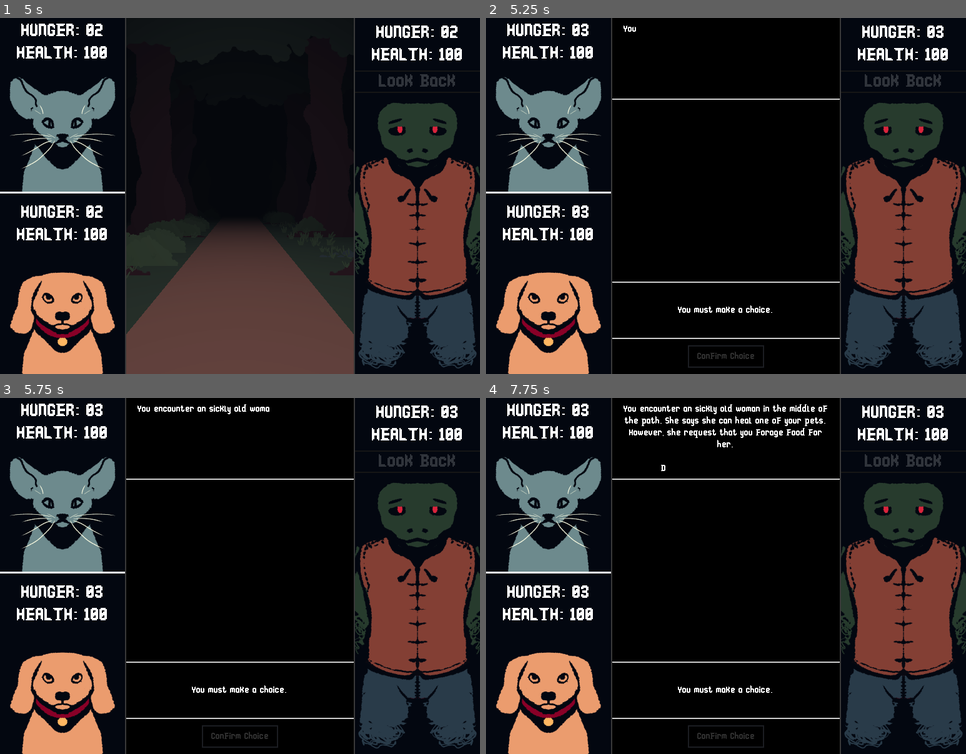
Above: before the commit, frames 1-4 (two rows, left to right).
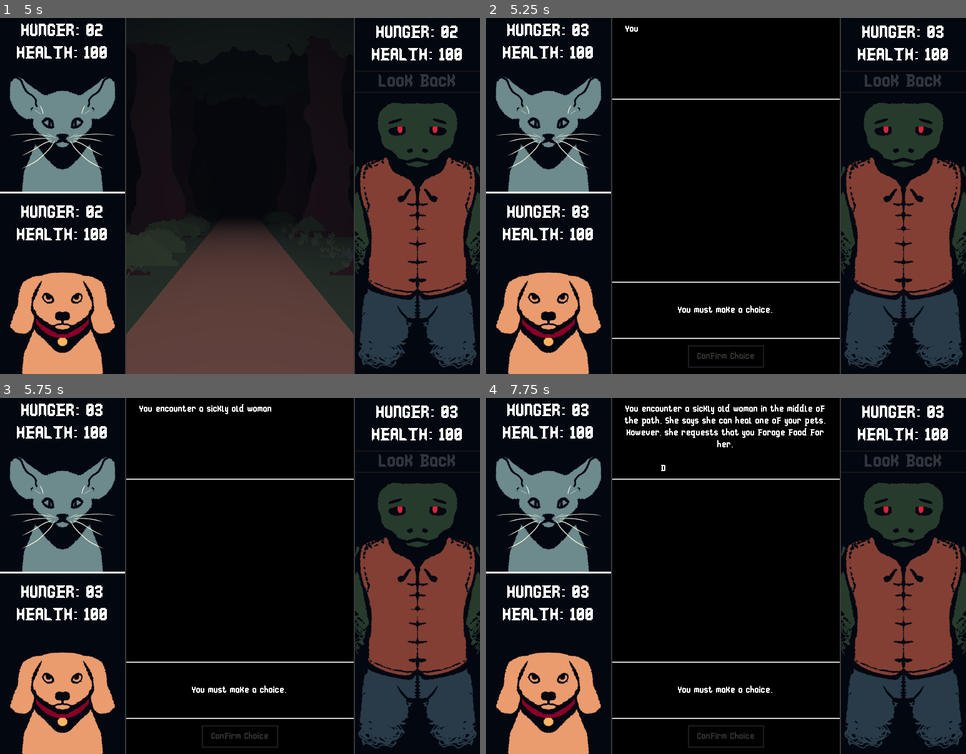
Above: after the commit, the same moments.

Repository: Capital-EX/A-Walk-Somewhere-Else
Game: Godot game, scene res://Main.tscn
Same seed, same stepped clock (60 frames per second), same inputs: the game is played once before the commit and once after it.
Inputs (mouse positions are in pixels of both pictures, inside the frame that each line leads up to):
- Up to frame 1 (5 s): click "Look Foward" at 0.5 s; click (240, 196) at 2 s
- Up to frame 2 (5.25 s): no input
- Up to frame 3 (5.75 s): no input
- Up to frame 4 (7.75 s): tap Enter at 6.5 s

Frame 1 is identical in both runs. In frame 2, less than 0.1% of the frame differs, in the area x 28-32%, y 2-4%; in frame 3, 0.2%; in frame 4, 0.6%, in the area x 28-72%, y 1-12%.

Commit message:
Fix a few typos.

Diff:
--- a/autoloads/events.gd
+++ b/autoloads/events.gd
@@ -9,7 +9,7 @@
 var events = [
 	{
 		description = """
-			You encounter an sickly old %s in the middle of the path. %s says %s can heal one of your pets. However, %s request that you forage food for %s.
+			You encounter a sickly old %s in the middle of the path. %s says %s can heal one of your pets. However, %s requests that you forage food for %s.
 
 			Do you accept, or do you reject.
 		""",
@@ -50,7 +50,7 @@
 		],
 		flavors = [
 			["The animals are sickly with mushroom caps poking out of their fur."],
-			["Their heads convoulse and shake. The mushroom in their eyes seem to pulse with each twitch."],
+			["Their heads convulse and shake. The mushroom in their eyes seem to pulse with each twitch."],
 			["Their breathing is labored from the mushrooms growing out of their rib cages."],
 			["Despite being blinded, the wolves shamble around you with perfect synchronization."]
 		]
--- a/scenes/GatherFood.gd
+++ b/scenes/GatherFood.gd
@@ -15,7 +15,7 @@
 func _on_visibility_changed() -> void:
 	if visible:
 		show_text("""
-			You rest to scanvage for for you. You'll need to be careful what you feed them...
+			You rest to scavenge for you. You'll need to be careful what you feed them...
 		""")
 
 	else:
